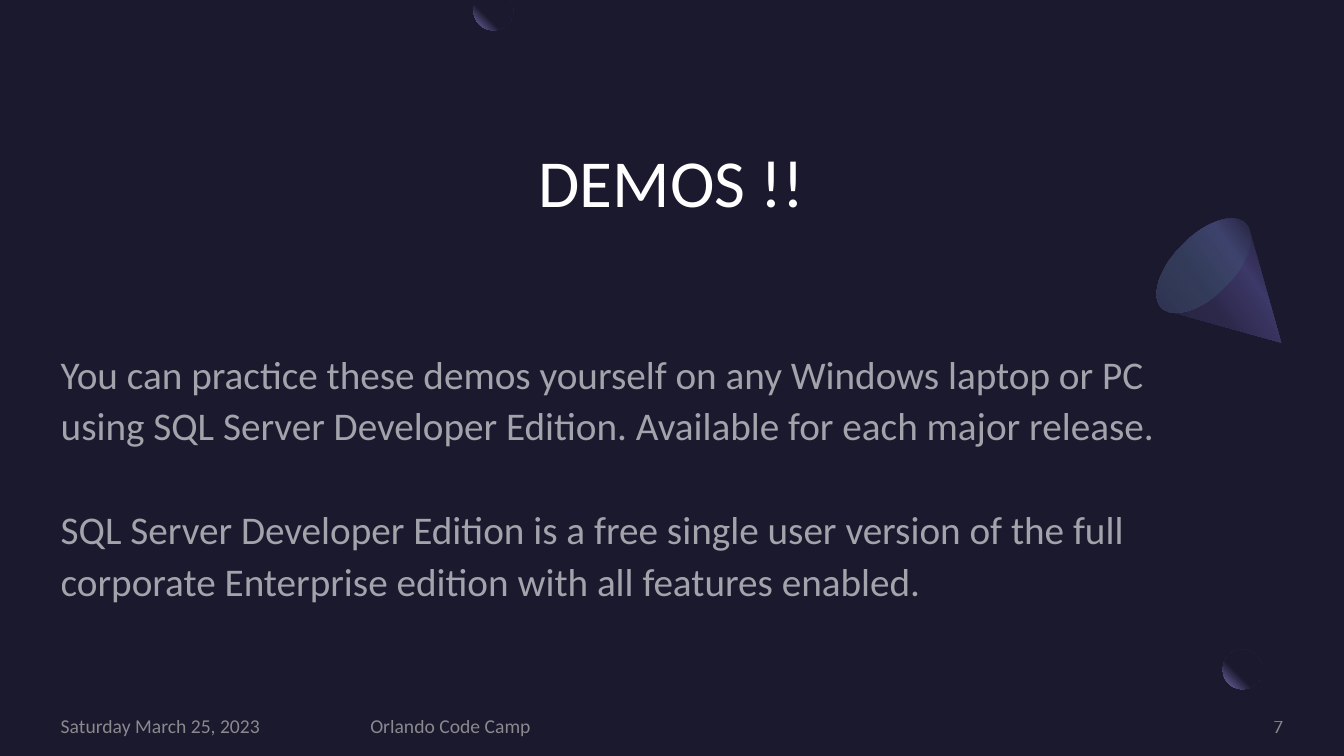
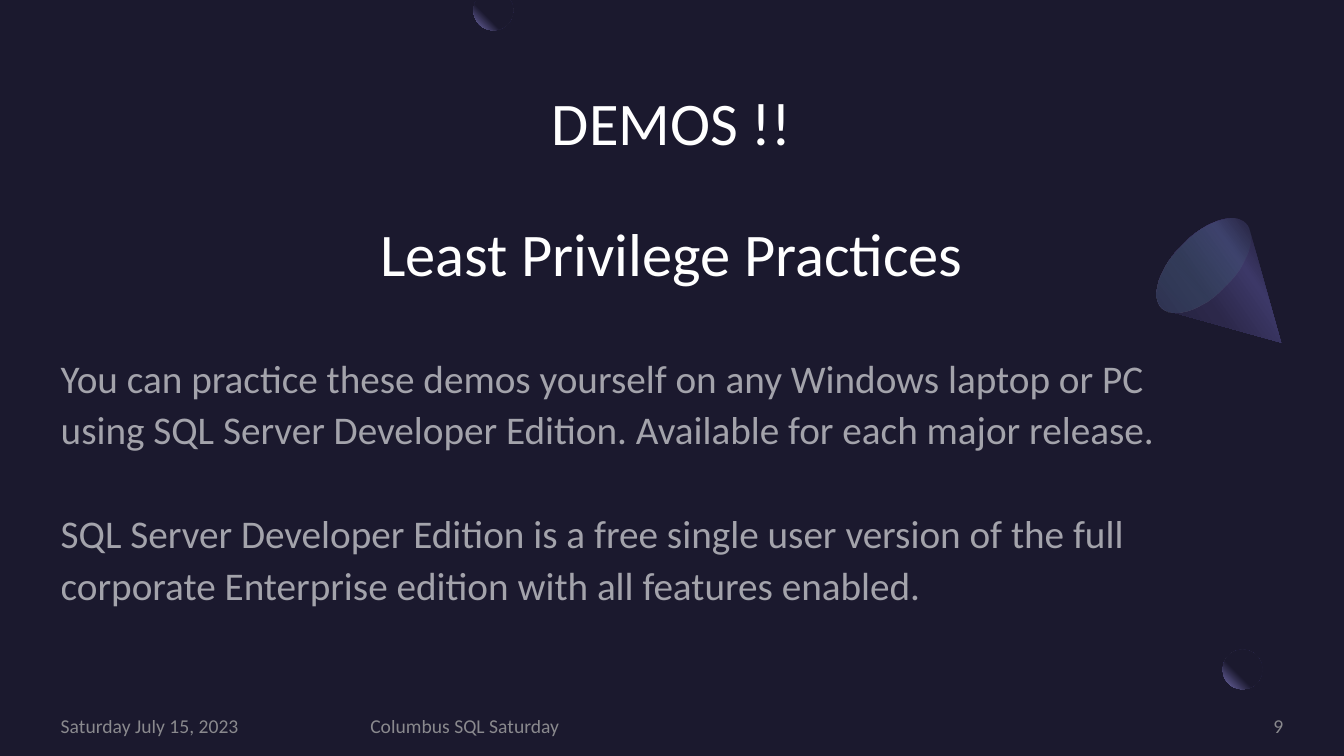
Before and after one commit to JoeKunk/SQL-Server-Security, a slide deck: slide 9 of 2023-07-Columbus/2023-07 SQL Server Security Columbus Version.pptx (slide 7 before the commit). Drawn at 1344x756 pixels with LibreOffice and Linux fonts; fonts in the diff are those of the drawing. Boxes give left, top, right and bottom in pixels: in the first picture for what was removed or moved away, otherwise in the second. Text is boxed around its words. In the diff, an @@ line names an element or a change of style, - is before the commit and + after.

Commit message:
Updated slides for Columbus
Added other security practices

```diff
--- a/2023-07-Columbus/2023-07 SQL Server Security Columbus Version.pptx
+++ b/2023-07-Columbus/2023-07 SQL Server Security Columbus Version.pptx
@@ title at <box>380,105,962,287</box>: text changed; size 48 to 43.2 pt @@
-DEMOS !!
+DEMOS !!
+Least Privilege Practices
@@ text "You can practice these demos ...": place and size @@
-text "You can practice these demos ..." at <box>61,362,1153,603</box>
+text "You can practice these demos ..." at <box>61,366,1153,607</box>
@@ text at <box>61,720,239,736</box>: text changed @@
-Saturday March 25, 2023
+Saturday July 15, 2023
@@ text at <box>370,720,559,736</box>: text changed @@
-Orlando Code Camp
+Columbus SQL Saturday
@@ page number at <box>1273,720,1283,733</box>: text changed @@
-7
+9
```
Also in this commit, not shown: 9 other slides changed, 2 slides added, 1 other file.
